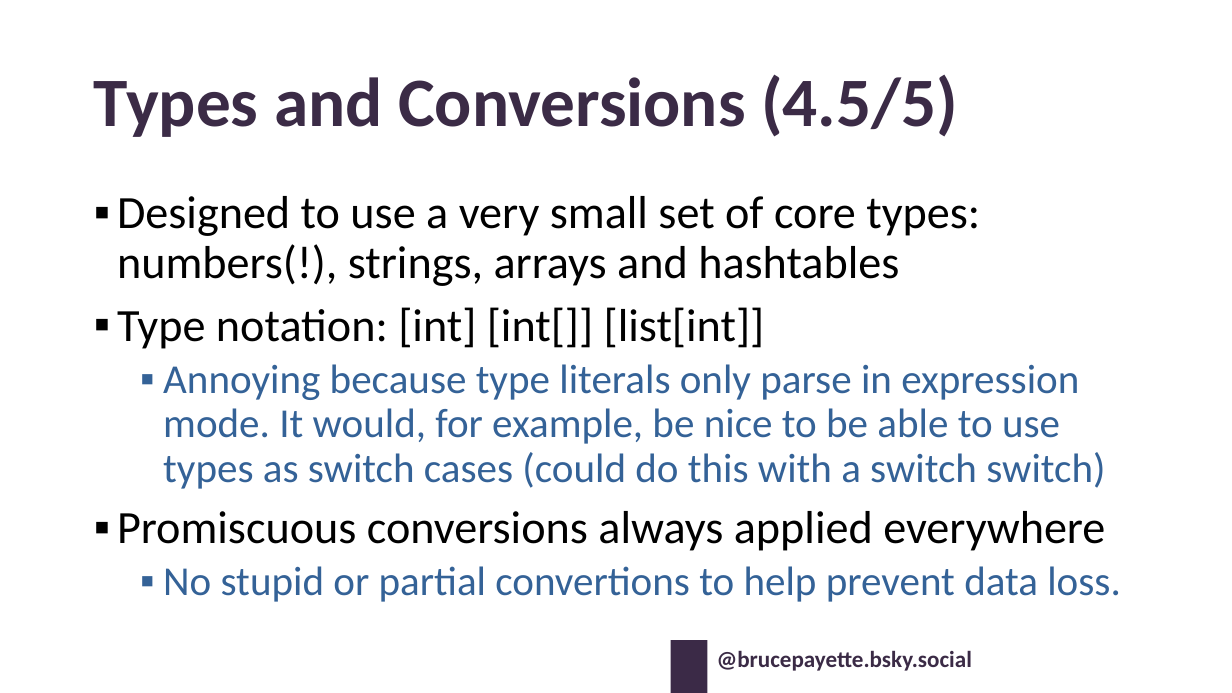
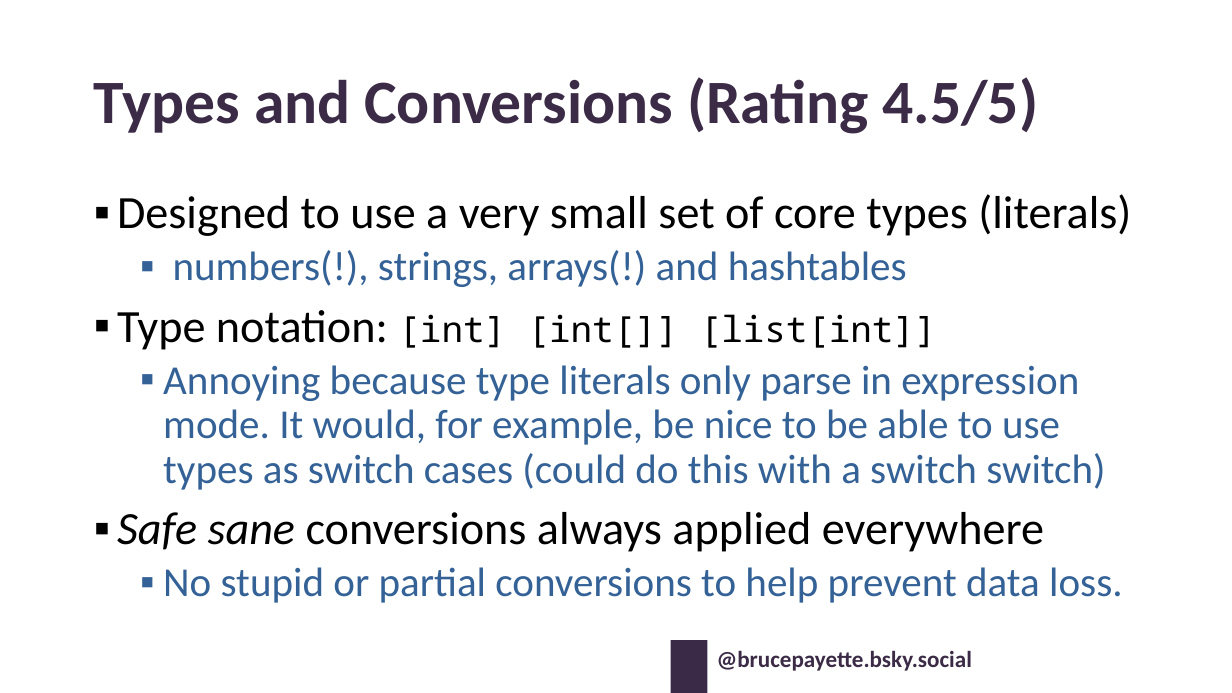
Before and after one commit to BrucePay/BraidLang, a slide deck: slide 18 of PSCONF26_Payette_Designing_PowerShell.pptx. Drawn at 1232x693 pixels with LibreOffice and Linux fonts; fonts in the diff are those of the drawing; background and template pictures are left out. Boxes give left, top, right and bottom in pixels: in the first picture for what was removed or moved away, otherwise in the second. Text is boxed around its words. In the diff, an @@ line names an element or a change of style, - is before the commit and + after.

```diff
--- a/PSCONF26_Payette_Designing_PowerShell.pptx
+++ b/PSCONF26_Payette_Designing_PowerShell.pptx
@@ title at <box>94,77,1039,134</box>: text changed; size 54 to 48 pt @@
-Types and Conversions (4.5/5)
+Types and Conversions (Rating 4.5/5)
@@ text at <box>117,194,1131,287</box>: text changed @@
-▪ Designed to use a very small set of core types: numbers(!), strings, arrays and hashtables
+▪ Designed to use a very small set of core types (literals)
+  ▪ numbers(!), strings, arrays(!) and hashtables
@@ text at <box>117,310,937,350</box>: size 36 to 28 pt, font Calibri to Noto Sans Mono in "[int] [int[]] [list[int]]" @@
@@ text at <box>117,512,1123,603</box>: text changed @@
-▪ Promiscuous conversions always applied everywhere
-  ▪ No stupid or partial convertions to help prevent data loss.
+▪ Safe sane conversions always applied everywhere
+  ▪ No stupid or partial conversions to help prevent data loss.
```
Also in this commit, not shown: 18 other slides changed, 2 other files.
